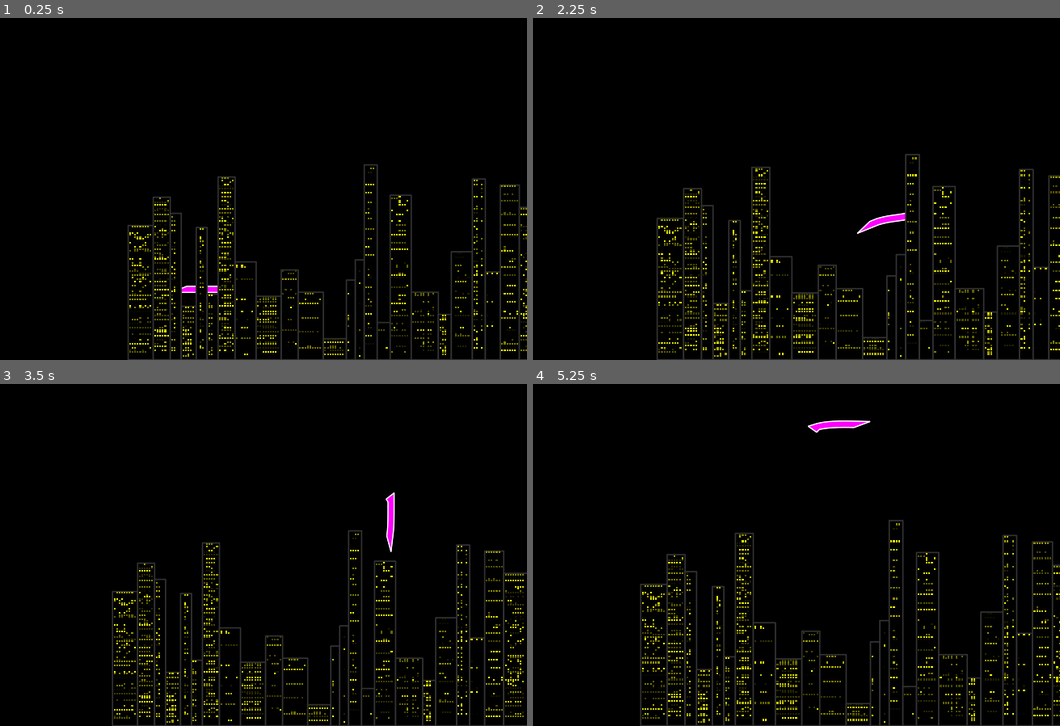
Above: before the commit, frames 1-4 (two rows, left to right).
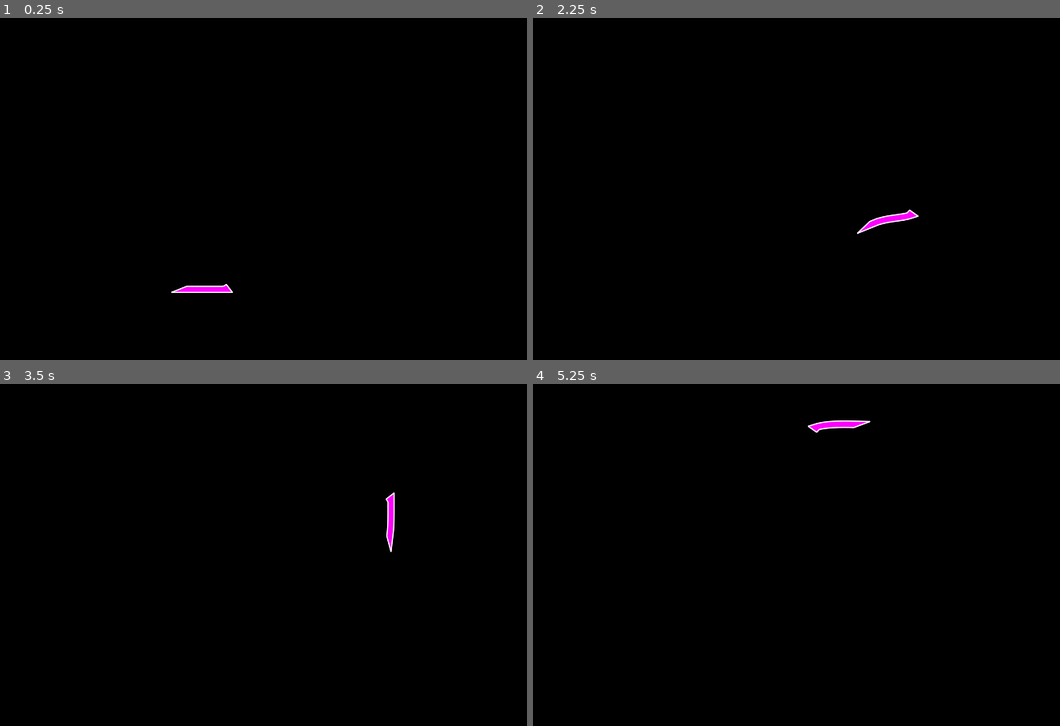
Above: after the commit, the same moments.

Repository: elektito/wyrmsim
Game: Godot game, scene res://World.tscn
Two runs of this game, one before a commit and one after it. Both use one fixed random seed, a clock stepped at 60 frames per second and the inputs below. The engine's default icon, where the game draws it, is replaced by a stand-in: a white triangle on a blue panel in a dark square.
Inputs (mouse positions are in pixels of both pictures, inside the frame that each line leads up to):
- Up to frame 1 (0.25 s): no input
- Up to frame 2 (2.25 s): move the mouse to (880, 158) at 0.52 s; hold W (up) 0.53-1.28 s; tap N (add_segment) at 0.6 s; move the mouse to (606, 195) at 1.27 s; hold S (down) 1.28-2.03 s; tap D (remove_segment) at 1.35 s; move the mouse to (801, 96) at 2.02 s; hold W (up) from 2.03 s (still down); tap Mouse wheel up (zoom_in) at 2.1 s
- Up to frame 3 (3.5 s): keep holding W (up); move the mouse to (173, 616) at 2.77 s; tap Mouse wheel down (zoom_out) at 2.85 s
- Up to frame 4 (5.25 s): move the mouse to (928, 599) at 3.52 s; release W (up) at 3.53 s; hold A (left) 3.53-5.03 s; tap N (add_segment) at 3.6 s; move the mouse to (543, 490) at 4.27 s; tap D (remove_segment) at 4.35 s; move the mouse to (770, 544) at 5.02 s; hold S (down) from 5.03 s (still down); tap Mouse wheel up (zoom_in) at 5.1 s

The runs differ from the first frame. In frame 1, 5.2% of the frame differs, in the area x 24-100%, y 42-100%; in frame 2, 5.8%, in the area x 23-100%, y 39-100%; in frame 3, 5.4%; in frame 4, 5.6%.
Error after the commit: Parse Error: The identifier "rng" isn't declared in the current scope. (res://Building.gd:37)

Commit message:
Pre-calculate window darkness

Diff:
--- a/Building.gd
+++ b/Building.gd
@@ -17,6 +17,7 @@
 var windows_per_floor : int
 var floors : int
 var windows := []
+var darkness := []
 
 func _ready():
 	init()
@@ -27,10 +28,13 @@
 	windows_per_floor = int(floor((rect_size.x - 2 * outline_width - 1 * window_margin) / (window_width + window_margin)))
 
 	windows = []
+	darkness = []
 	for i in range(floors):
 		windows.append([])
+		darkness.append([])
 		for j in range(windows_per_floor):
 			windows[i].append(false)
+			darkness[i].append(rng.randf_range(0.0, 1.0))
 
 	# now turn on some of the lights
 	var total_lit := 0
@@ -91,12 +95,11 @@
 	draw_rect(rect, background_color, true)
 	draw_rect(rect, outline_color, false, outline_width, antialiased)
 	for f in range(floors):
-		var darkness = rand_range(0.0, 1.0)
 		for w in range(windows_per_floor):
 			if windows[f][w]:
 				var pos = Vector2(outline_width + window_margin + w * (window_width + window_margin), outline_width + floor_margin + f * (floor_height + floor_margin))
 				var r = Rect2(pos, Vector2(window_width, floor_height))
-				draw_rect(r, window_color.darkened(darkness), true)
+				draw_rect(r, window_color.darkened(darkness[f][w]), true)
 
 
 func _on_Building_resized():
